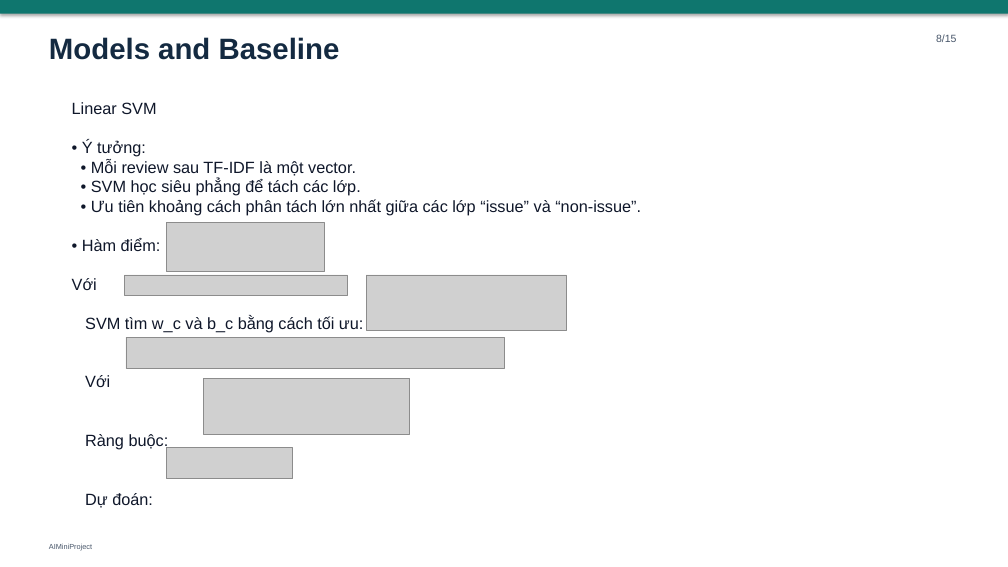
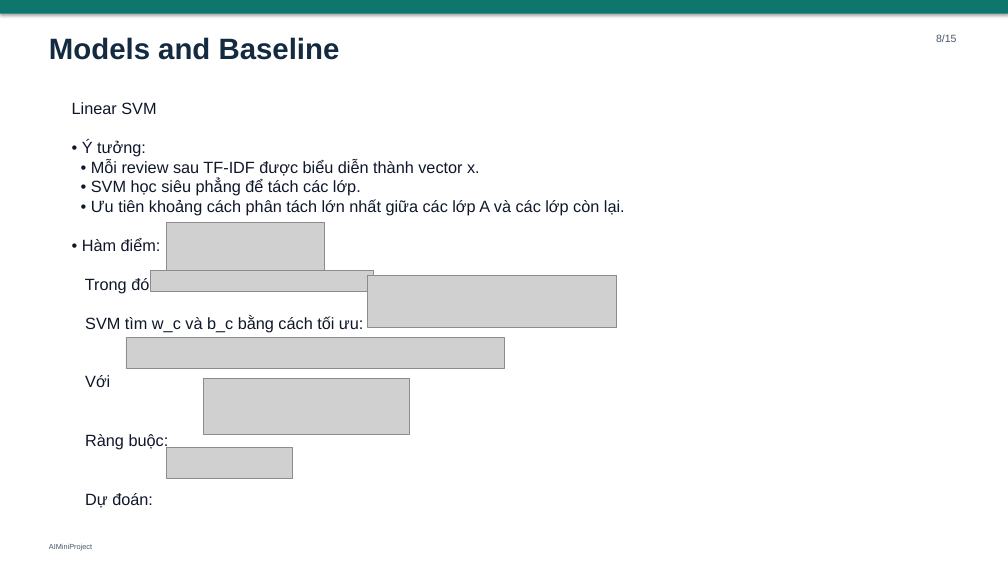
Before and after one commit to luongkien25/AIMiniProject, a slide deck: slide 11 of slides/AIMiniProject_presentation.pptx (slide 12 before the commit). Drawn at 1008x567 pixels with LibreOffice and Linux fonts; fonts in the diff are those of the drawing; grey boxes stand for pictures. Boxes give left, top, right and bottom in pixels: in the first picture for what was removed or moved away, otherwise in the second. Text is boxed around its words. In the diff, an @@ line names an element or a change of style, - is before the commit and + after.

```diff
--- a/slides/AIMiniProject_presentation.pptx
+++ b/slides/AIMiniProject_presentation.pptx
@@ text at [91,159,480,176]: text changed @@
-• Mỗi review sau TF-IDF là một vector.
+• Mỗi review sau TF-IDF được biểu diễn thành vector x.
@@ text at [91,199,625,215]: text changed @@
-• Ưu tiên khoảng cách phân tách lớn nhất giữa các lớp “issue” và “non-issue”.
+• Ưu tiên khoảng cách phân tách lớn nhất giữa các lớp A và các lớp còn lại.
@@ text at [85,278,149,293]: text changed @@
-Với
+Trong đó
@@ picture: place and size @@
-picture at [125,275,348,296]
+picture at [150,271,374,291]
@@ picture: place and size @@
-picture at [366,275,566,330]
+picture at [368,275,617,328]
```
Also in this commit, not shown: 3 other slides changed, 1 slide added, 2 slides removed, 2 other files.
